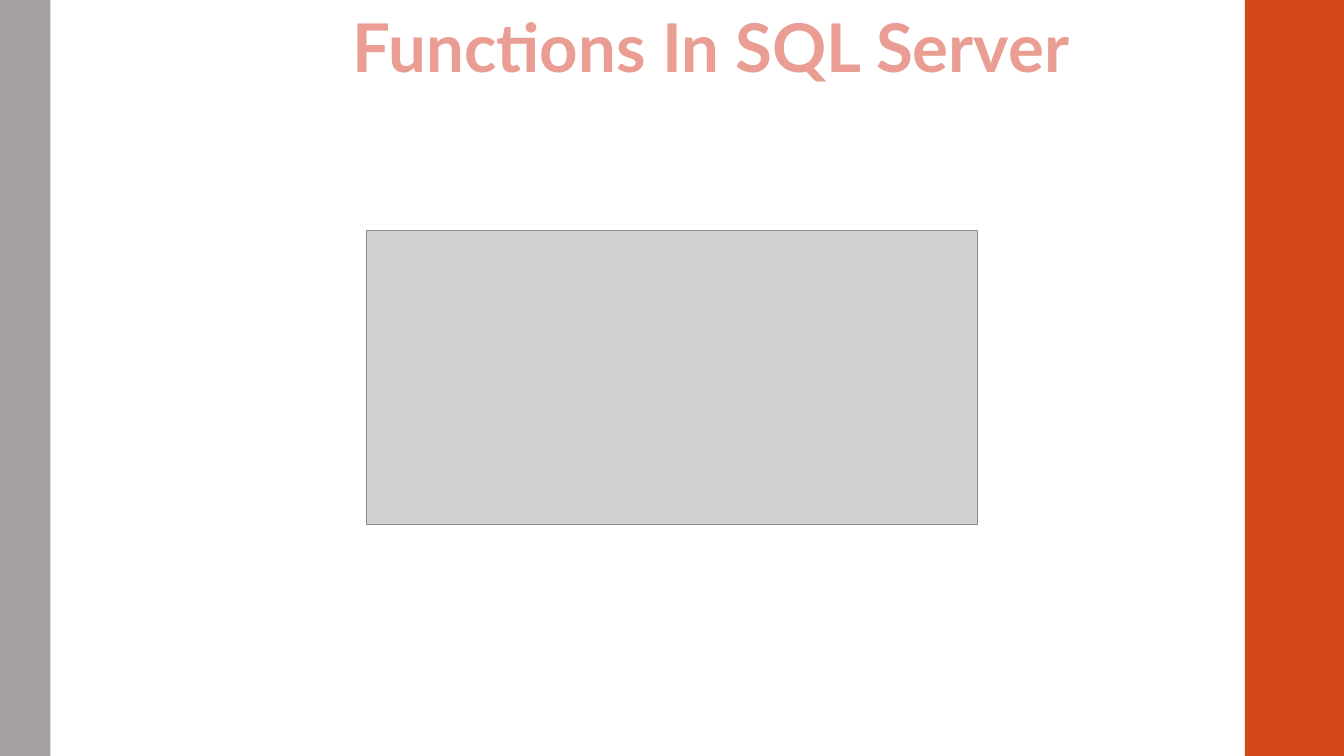
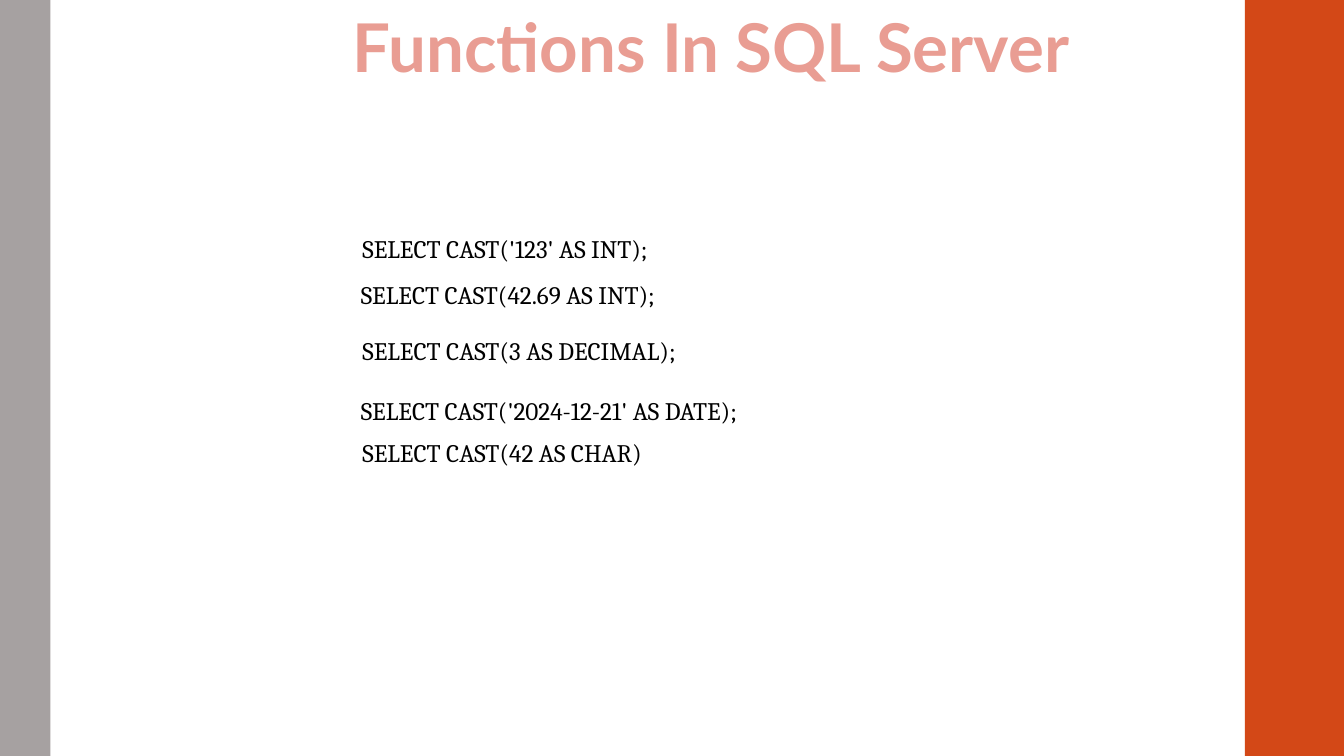
Before and after one commit to A-Wahab-Aamir/HDSE-1, a slide deck: slide 8 of SQL_SERVER/INTRODUCTION_TO_SQL(4) (function).pptx (slide 9 before the commit). Drawn at 1344x756 pixels with LibreOffice and Linux fonts; fonts in the diff are those of the drawing; grey boxes stand for pictures. Boxes give left, top, right and bottom in pixels: in the first picture for what was removed or moved away, otherwise in the second. Text is boxed around its words. In the diff, an @@ line names an element or a change of style, - is before the commit and + after.

```diff
--- a/SQL_SERVER/INTRODUCTION_TO_SQL(4) (function).pptx
+++ b/SQL_SERVER/INTRODUCTION_TO_SQL(4) (function).pptx
@@ picture removed at (366,231,977,525) @@
@@ text added at (362,240,647,262), 18 pt, text #000000 @@
+SELECT CAST('123' AS INT);
@@ text added at (361,286,654,308), 18 pt, text #000000 @@
+SELECT CAST(42.69 AS INT);
@@ text added at (362,342,675,364), 18 pt, text #000000 @@
+SELECT CAST(3 AS DECIMAL);
@@ text added at (361,402,737,424), 18 pt, text #000000 @@
+SELECT CAST('2024-12-21' AS DATE);
@@ text added at (362,444,642,466), 18 pt, text #000000 @@
+SELECT CAST(42 AS CHAR)
```
Also in this commit, not shown: 1 slide added.
